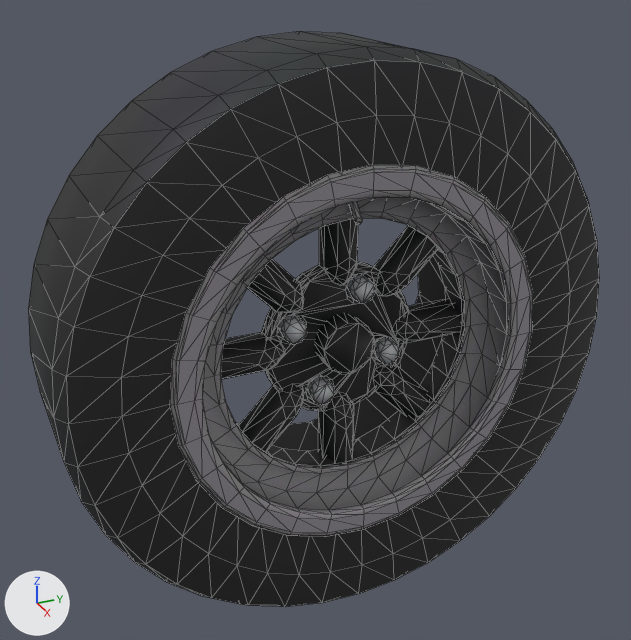
Before and after pictures for a commit that changed the glTF model game/assets/rally/ford_escort_rs2000_1971/ford_escort_rs2000_1971_wheel_front_right.glb.
Camera for both pictures: a 50 mm lens placed at (0.698, -0.327, 0.362), pointed at (-0.009, -0.009, 0.008). Arrows for +X, +Y and +Z are at lower left; the lights stay in place. The first picture is the older version. Mesh edges are drawn as thin lines. Vertices at exactly the same position are counted once.

In view in the first picture: 'EscortMk1_Wheel_front_right'.
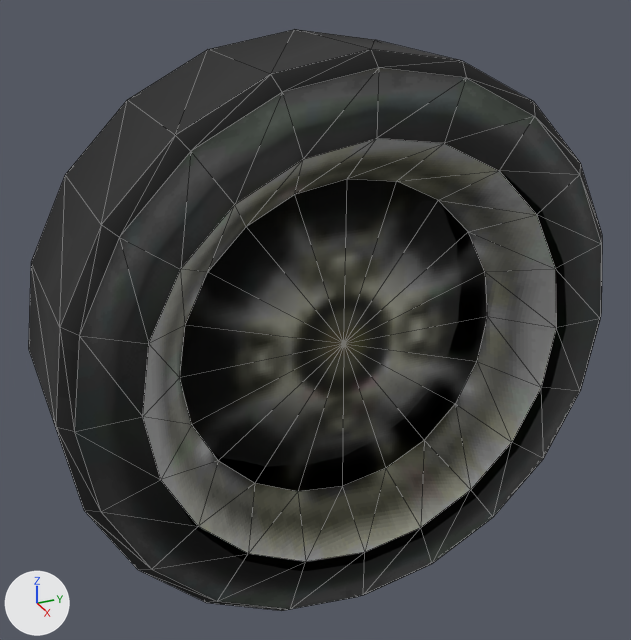
Patch to the scene script:
```diff
--- a/game/assets/rally/ford_escort_rs2000_1971/ford_escort_rs2000_1971_wheel_front_right.glb.py
+++ b/game/assets/rally/ford_escort_rs2000_1971/ford_escort_rs2000_1971_wheel_front_right.glb.py
@@ img_escort_minilite_psx @@
+img_escort_minilite_psx = load_image('escort_minilite_psx', '_unpacked/escort_minilite_psx', 256, 256, 'sRGB')
@@ mat_escort_rs2000_wheel_psx @@
+mat_escort_rs2000_wheel_psx = principled_material('escort_rs2000_Wheel_PSX')
+mat_escort_rs2000_wheel_psx.texture = img_escort_minilite_psx
+mat_escort_rs2000_wheel_psx.roughness = 0.82
@@ me_escortmk1_wheel_front_rightmesh @@
 # used by ob_escortmk1_wheel_front_right; location = (0.0, 0.0, 0.0)
-me_escortmk1_wheel_front_rightmesh.from_pydata(...)  # 1152 vertices, 1948 faces; spans x -0.088..0.088, y -0.271..0.271, z -0.271..0.271
-me_escortmk1_wheel_front_rightmesh.materials.append(mat_escortmk1wheel_front_right_stylized_psx)  # picture img_escort_mk1_wheel_front_right_stylized_psx_512
+me_escortmk1_wheel_front_rightmesh.from_pydata(...)  # 162 vertices, 320 faces; spans x -0.088..0.088, y -0.271..0.271, z -0.271..0.271
+# me_escortmk1_wheel_front_rightmesh part 1: the loose piece of 364 vertices spanning x -0.083..0.087, y -0.181..0.181, z -0.18..0.182 is rebuilt with 162 vertices and now spans x -0.088..0.088, y -0.271..0.271, z -0.271..0.271, in mat_escort_rs2000_wheel_psx (picture img_escort_minilite_psx)
+# me_escortmk1_wheel_front_rightmesh part 2: 13 loose pieces with 788 vertices, spanning x -0.088..0.088, y -0.271..0.271, z -0.271..0.271, are deleted
+me_escortmk1_wheel_front_rightmesh.materials.append(mat_escort_rs2000_wheel_psx)  # picture img_escort_minilite_psx
```

Boxes [x1, y1, x2, y2] around the edits, measured in the pictures (631 x 640 px):
'EscortMk1_Wheel_front_right', reshaped: before [28, 31, 599, 607]; after [29, 29, 602, 611]
part 1 of me_escortmk1_wheel_front_rightmesh, rebuilt: before [170, 165, 533, 537]; after [29, 29, 602, 611]
part 2 of me_escortmk1_wheel_front_rightmesh, deleted: before [28, 31, 599, 607]
